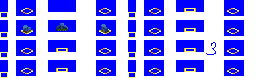
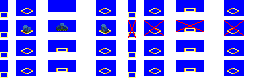
Layers edited between the first and the second w=256, h=80 image:
painted on "Layer 1" over [128, 20, 244, 55]
